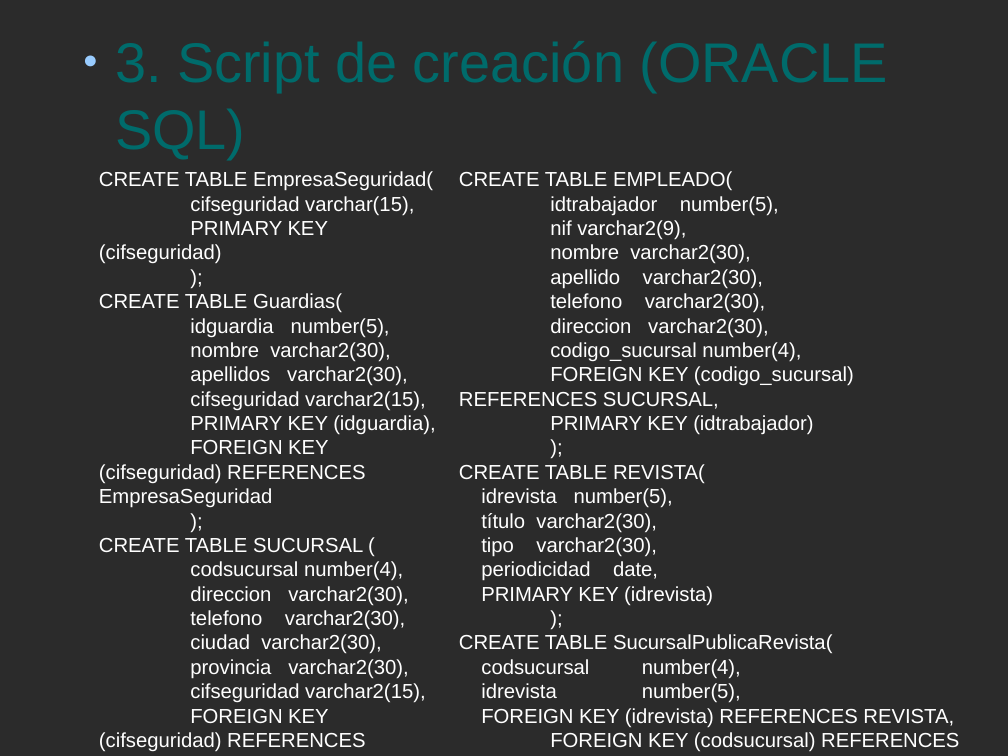
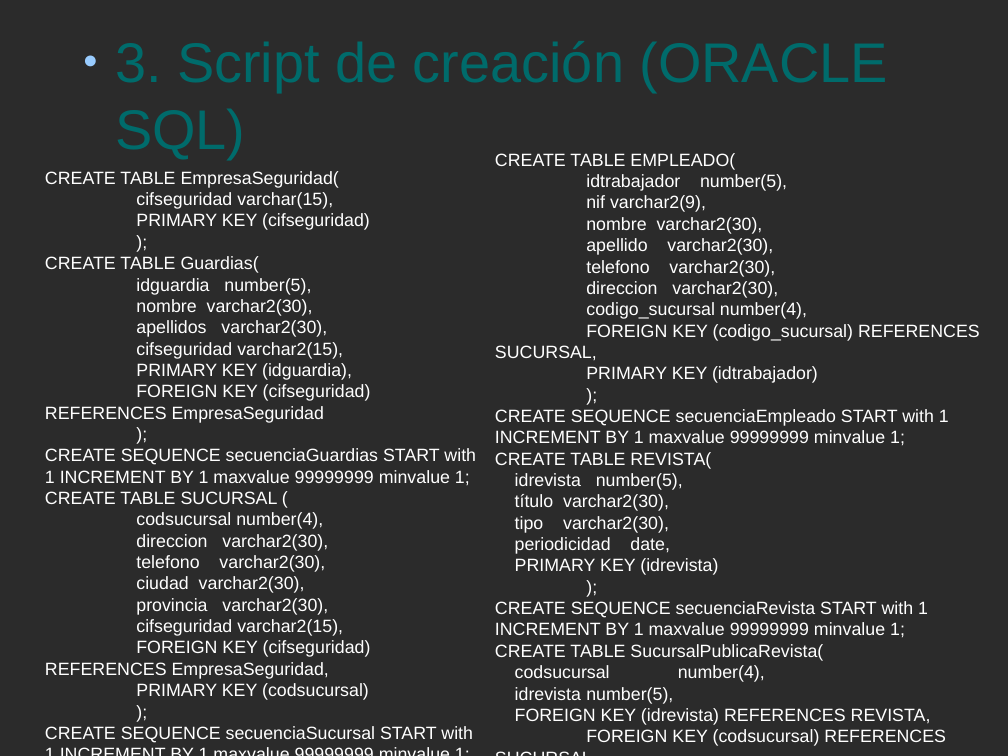
Before and after one commit to fartorr0810/Clases1DawB, a slide deck: slide 11 of BaseDeDatos/Tema3/Presentacion.odp. Drawn at 1008x756 pixels with LibreOffice and Linux fonts; fonts in the diff are those of the drawing; background and template pictures are left out; a plain dark background stands for a picture behind light text. Boxes give left, top, right and bottom in pixels: in the first picture for what was removed or moved away, otherwise in the second. Text is boxed around its words. In the diff, an @@ line names an element or a change of style, - is before the commit and + after.

```diff
--- a/BaseDeDatos/Tema3/Presentacion.odp
+++ b/BaseDeDatos/Tema3/Presentacion.odp
@@ text at [495, 153, 980, 746]: text changed; size 16 to 14 pt @@
-PRIMARY KEY(codsucursal,idrevista));
+PRIMARY KEY(codsucursal,idrevista)
+);
@@ text "CREATE TABLE EMPLEADO(": place and size @@
-text "CREATE TABLE EMPLEADO(" at [459, 171, 959, 752]
+text "CREATE TABLE EMPLEADO(" at [495, 153, 980, 746]
@@ text "CREATE TABLE EmpresaSeguridad(": place and size @@
-text "CREATE TABLE EmpresaSeguridad(" at [99, 171, 435, 752]
+text "CREATE TABLE EmpresaSeguridad(" at [45, 171, 476, 743]
@@ text at [45, 171, 371, 700]: size 16 to 14 pt in "CREATE TABLE EmpresaSeguridad(", "cifseguridad varchar(15),", "PRIMARY KEY (cifseguridad)", ");" and 18 more places @@
@@ text at [495, 153, 980, 746]: size 16 to 14 pt in "CREATE TABLE EMPLEADO(", "idtrabajador number(5),", "nif varchar2(9),", "nombre varchar2(30)," and 19 more places @@
@@ text at [495, 409, 949, 445]: paragraph added @@
+CREATE SEQUENCE secuenciaEmpleado START with 1 INCREMENT BY 1 maxvalue 99999999 minvalue 1;
@@ text at [45, 448, 476, 485]: paragraph added @@
+CREATE SEQUENCE secuenciaGuardias START with 1 INCREMENT BY 1 maxvalue 99999999 minvalue 1;
@@ text at [495, 601, 928, 637]: paragraph added @@
+CREATE SEQUENCE secuenciaRevista START with 1 INCREMENT BY 1 maxvalue 99999999 minvalue 1;
@@ text at [45, 726, 473, 743]: paragraph added @@
+CREATE SEQUENCE secuenciaSucursal START with 1 INCREMENT BY 1 maxvalue 99999999 minvalue 1;
```
Also in this commit, not shown: 3 other slides changed, 14 other files.
